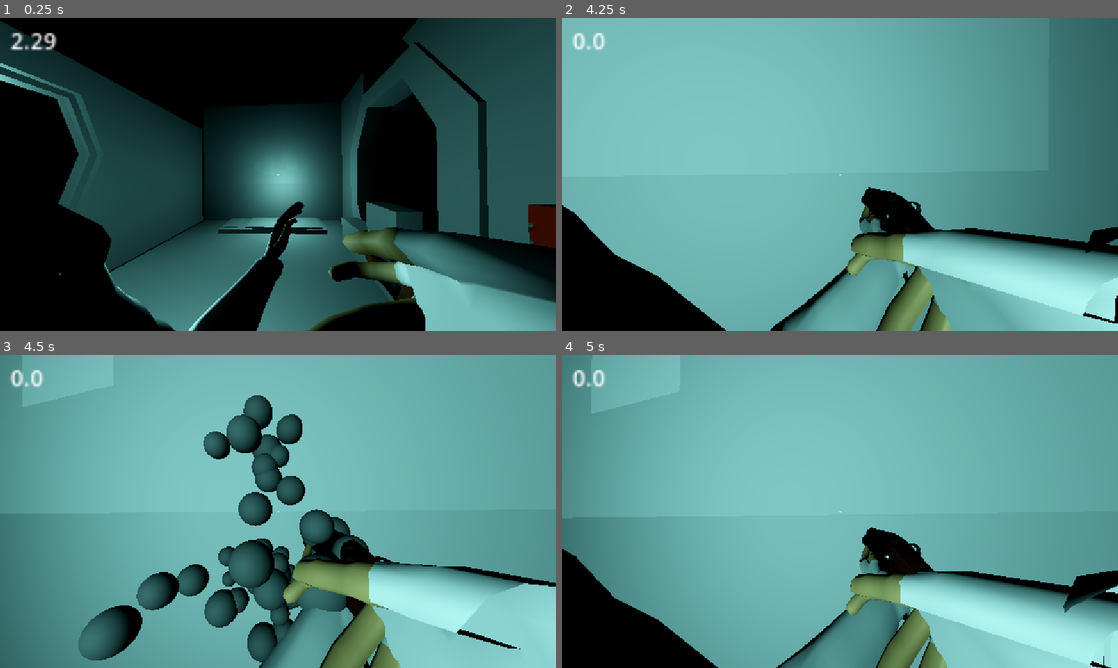
Above: before the commit, frames 1-4 (two rows, left to right).
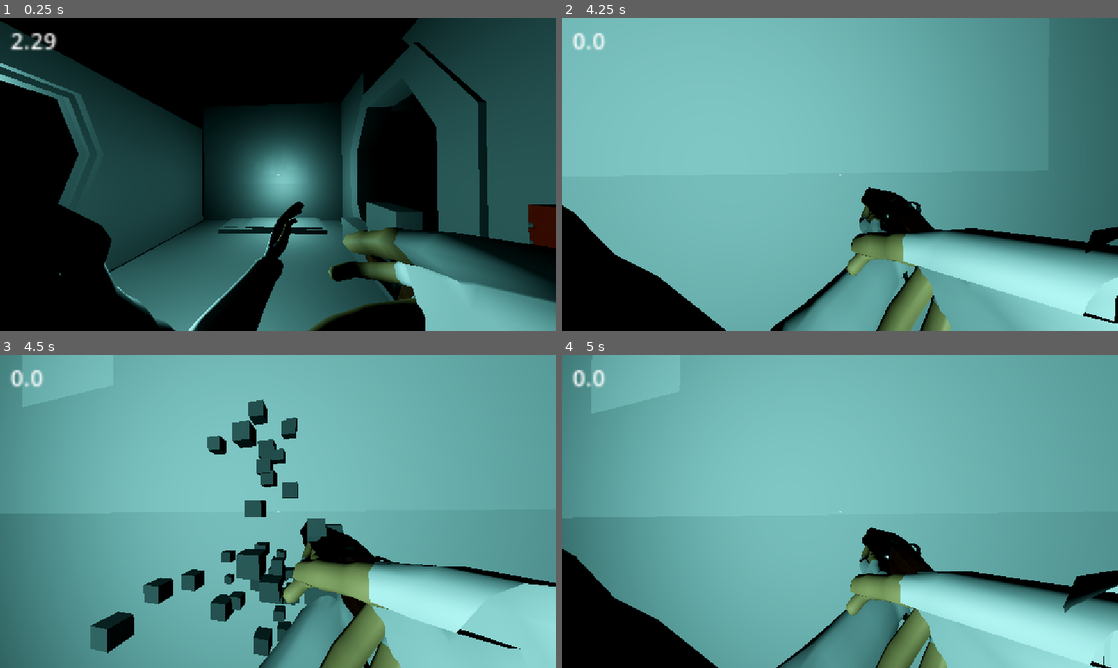
Above: after the commit, the same moments.

Repository: furiousknight25/blackout
Game: Godot game, scene res://scenes/TestSceneOne.tscn
Two runs of this game, one before a commit and one after it. Both use one fixed random seed, a clock stepped at 60 frames per second and the inputs below. Sound files missing from this copy of the repository are replaced by a short silence.
Inputs (mouse positions are in pixels of both pictures, inside the frame that each line leads up to):
- Up to frame 1 (0.25 s): no input
- Up to frame 2 (4.25 s): tap Enter at 0.5 s; move the mouse to (867, 174) at 0.52 s; hold Right mouse button (interact) 0.53-1.28 s; hold W (forward) from 0.53 s (still down); move the mouse to (812, 174) at 1.27 s; click (812, 174) at 1.35 s; move the mouse to (851, 168) at 2.02 s; tap 0 at 2.1 s; move the mouse to (834, 180) at 2.77 s; tap 9 at 2.85 s; move the mouse to (878, 177) at 3.52 s; hold Right mouse button (interact) from 3.53 s (still down); tap R (reload) at 4.15 s
- Up to frame 3 (4.5 s): keep holding W (forward); move the mouse to (233, 508) at 4.27 s; release Right mouse button (interact) at 4.28 s; click (233, 508) at 4.35 s
- Up to frame 4 (5 s): keep holding W (forward)

Frames 1-2 are identical in both runs. In frame 3, 7.1% of the frame differs, in the area x 14-67%, y 12-99%; in frame 4, nothing differs.

Commit message:
Added blood splatter on da rat

Diff:
--- a/scenes/bullet_on_wall_particles.tscn
+++ b/scenes/bullet_on_wall_particles.tscn
@@ -1,13 +1,18 @@
-[gd_scene load_steps=2 format=3 uid="uid://b6rby77nq88d4"]
+[gd_scene load_steps=3 format=3 uid="uid://b6rby77nq88d4"]
 
-[sub_resource type="SphereMesh" id="SphereMesh_kiwyn"]
+[sub_resource type="StandardMaterial3D" id="StandardMaterial3D_ffcr0"]
+albedo_color = Color(0.529067, 0.529067, 0.529067, 1)
+
+[sub_resource type="BoxMesh" id="BoxMesh_rvwag"]
+material = SubResource("StandardMaterial3D_ffcr0")
+size = Vector3(0.5, 0.5, 0.5)
 
 [node name="bullet_on_wall_particles" type="CPUParticles3D"]
 emitting = false
 lifetime = 3.21
 one_shot = true
 explosiveness = 0.98
-mesh = SubResource("SphereMesh_kiwyn")
+mesh = SubResource("BoxMesh_rvwag")
 spread = 180.0
 initial_velocity_min = 1.0
 initial_velocity_max = 3.0
--- a/scenes/power_eater.tscn
+++ b/scenes/power_eater.tscn
@@ -13,6 +13,19 @@
 
 [sub_resource type="BoxMesh" id="BoxMesh_tg4c2"]
 size = Vector3(0.1, 0.1, 0.2)
+
+[sub_resource type="ParticleProcessMaterial" id="ParticleProcessMaterial_f12um"]
+direction = Vector3(0, 1, 0)
+initial_velocity_min = 2.0
+initial_velocity_max = 5.0
+gravity = Vector3(0, -12, 0)
+
+[sub_resource type="StandardMaterial3D" id="StandardMaterial3D_jr2ux"]
+albedo_color = Color(1, 0.124572, 0.0864938, 1)
+
+[sub_resource type="BoxMesh" id="BoxMesh_ir5nk"]
+material = SubResource("StandardMaterial3D_jr2ux")
+size = Vector3(0.05, 0.05, 0.05)
 
 [node name="PowerEater" type="CharacterBody3D" groups=["enemy"]]
 transform = Transform3D(-1, 0, 8.74228e-08, 0, 1, 0, -8.74228e-08, 0, -1, 0, 0, 0)
@@ -36,3 +49,13 @@
 mesh = SubResource("BoxMesh_tg4c2")
 
 [node name="NavigationAgent3D" type="NavigationAgent3D" parent="."]
+
+[node name="GPUParticles3D" type="GPUParticles3D" parent="."]
+transform = Transform3D(1, 0, 0, 0, 1, 0, 0, 0, 1, 0, 0.221777, 0)
+emitting = false
+amount = 40
+lifetime = 2.0
+one_shot = true
+explosiveness = 1.0
+process_material = SubResource("ParticleProcessMaterial_f12um")
+draw_pass_1 = SubResource("BoxMesh_ir5nk")
--- a/scripts/power_eater.gd
+++ b/scripts/power_eater.gd
@@ -2,6 +2,9 @@
 
 @export var powerDrainAmount : int = 5
 @export var maxHealth : int = 1
+
+@onready var gpu_particles_3d: GPUParticles3D = $GPUParticles3D
+@onready var meshes: Node3D = $Meshes
 
 var currentHealth : int = maxHealth
 var attacking : bool = false
@@ -27,8 +30,12 @@
 
 
 func die() -> void: #rip bozo
+	gpu_particles_3d.emitting = true
+	meshes.hide()
 	SignalBus.emit_signal("decreasePowerDrain", powerDrainAmount)
 	SignalBus.emit_signal("resetSpawnTimer")
+
+	await get_tree().create_timer(gpu_particles_3d.lifetime).timeout
 	self.queue_free()
 
 
Not shown: 1 places in scenes/power_eater.tscn that only renumber resources
